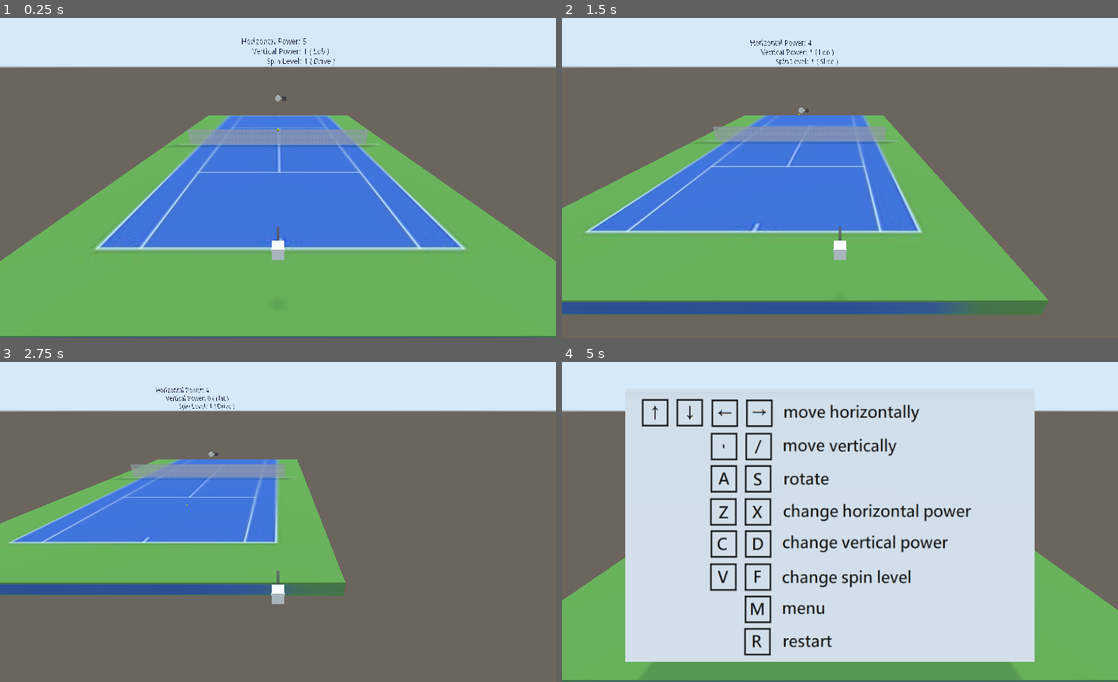
Above: before the commit, frames 1-4 (two rows, left to right).
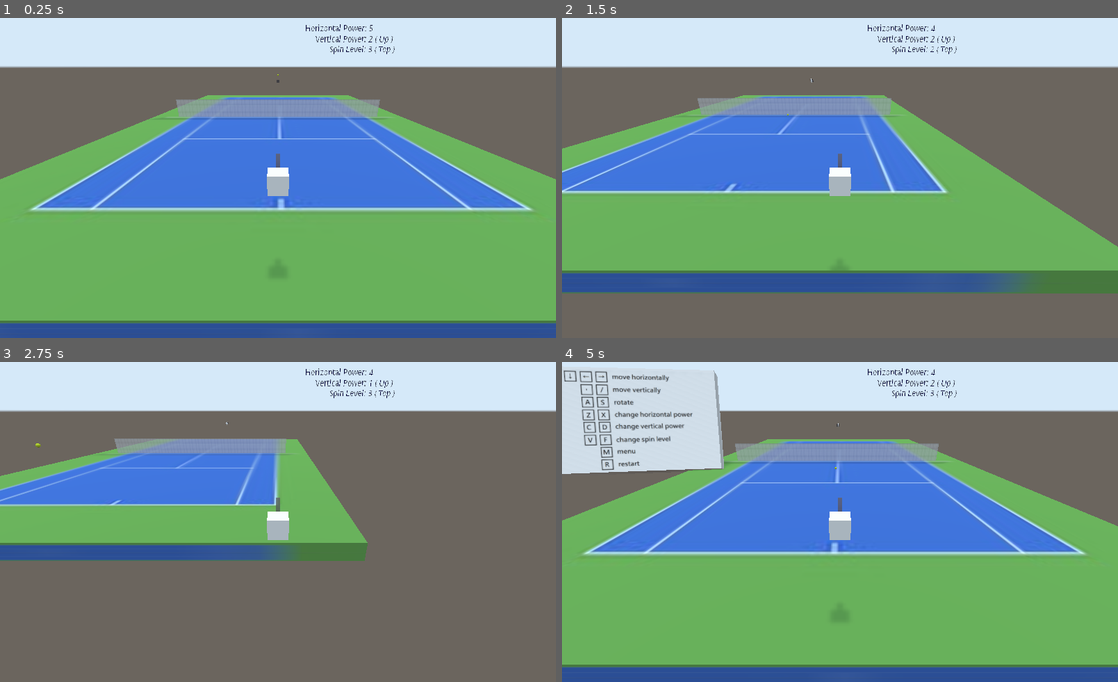
Above: after the commit, the same moments.

Repository: danielliao66/casual-tennis-3d
Game: Godot game, scene res://Spatial.tscn
The game is run twice, just before and just after one commit, with the same random seed, the same clock (stepped at 60 frames per second) and the same inputs.
Inputs:
- Up to frame 1 (0.25 s): no input
- Up to frame 2 (1.5 s): tap Enter at 0.5 s; hold Right (ui_right) 0.53-1.28 s; hold Z (ui_hor_neg) 0.53-1.28 s; tap V (ui_spin_neg) at 0.8, 1.35 s; hold Down (ui_down) from 1.28 s (still down)
- Up to frame 3 (2.75 s): tap F (ui_spin_pos) at 1.55 s; release Down (ui_down) at 2.03 s; hold Right (ui_right) from 2.03 s (still down); hold F (ui_spin_pos) from 2.03 s (still down); tap C (ui_ver_neg) at 2.3 s
- Up to frame 4 (5 s): release Right (ui_right) at 2.78 s; release F (ui_spin_pos) at 2.78 s; hold Up (ui_up) 2.78-3.53 s; tap C (ui_ver_neg) at 2.85 s; tap D (ui_ver_pos) at 3.05 s; hold D (ui_ver_pos) 3.53-4.28 s; hold Left (ui_left) from 3.53 s (still down); tap S (ui_y_neg) at 3.8, 4.35 s; tap M (ui_menu) at 4.15 s; tap A (ui_y_pos) at 4.55 s

The runs differ from the first frame. In frame 1, 35% of the frame differs, in the area x 0-100%, y 1-100%; in frame 2, 39%; in frame 3, 24%; in frame 4, 70%.

Commit message:
improve mechanisms

Diff:
--- a/Ball.gd
+++ b/Ball.gd
@@ -1,6 +1,6 @@
 extends KinematicBody
 
-var v = Vector3(0, 5, 25)
+var v = Vector3(0, 3, -30)
 var w = Vector3.ZERO
 const G = -9.8
 var orig_pos = translation
@@ -18,25 +18,34 @@
 			var v_hori_abs = 6 * collider.hori_level
 			var theta = collider.rotation.y
 			if theta != 0:
+				var theta_amount = abs(theta)
+				var lower = deg2rad(75)
+				var higher = deg2rad(105)
+				if theta_amount < lower:
+					theta *= lower / theta_amount
+				elif theta_amount > higher:
+					theta *= higher / theta_amount
 				v.x = -cos(theta) * v_hori_abs
 				v.z = sin(theta) * v_hori_abs
 				w = Vector3(sin(theta), 0, cos(theta)) * collider.spin_level
 				var v_rel = collider.v_inst - v
 				w.y = -(v_rel.x * sin(theta) + v_rel.z * cos(theta))
-				v *= (theta / abs(theta))
-				w *= (theta / abs(theta))
+				v *= (theta / theta_amount)
+				w *= (theta / theta_amount)
 				if collider == $"../Computer":
 					v = -v
 					w = -w
 					collider.made_choice = false
-			v.y = 10 * collider.vert_level
+			v.y = 7 * collider.vert_level
 			var dv_xz = Vector3(-v.y * w.z , -v.z * w.x + v.x * w.z, v.y * w.x) * 0.05
 			var dv_y = Vector3(v.z, 0, -v.x) * w.y * 0.01
 			if collider.w_y_inst < 0:
+				dv_y.x -= 1.5
+			elif collider.w_y_inst > 0:
 				dv_y.x += 1.5
-			elif collider.w_y_inst > 0:
-				dv_y.x -= 1.5
 			v += dv_xz + dv_y
+		else:
+			translation.y += 5
 	v.y += G * delta
 	if translation.z > 60 or translation.z < -60 or translation.x > 30 or translation.x < -30 or Input.is_action_pressed("ui_restart"):
 		translation = orig_pos
--- a/Computer.gd
+++ b/Computer.gd
@@ -2,7 +2,7 @@
 
 var made_choice
 var hori_level = 1
-var vert_level = 0
+var vert_level = 1
 var spin_level = 1
 var v_inst = Vector3.ZERO
 var w_y_inst = 5
@@ -13,12 +13,16 @@
 
 func _physics_process(delta):
 	if ball.v.z > 0:
-		v_inst = (ball.translation - racquet.global_translation) * 15
+		v_inst = ball.translation - racquet.global_translation
+		v_inst.x *= 10
+		v_inst.y *= 10
+		v_inst.z *= 1e-2
 		move_and_collide(v_inst * delta);
 		if translation.z < 5:
 			translation.z = 5
 		if (not made_choice):
-			hori_level = ball.v.z / 6 + 1 ;
+			hori_level = ball.v.z / 6;
+			vert_level = ball.v.y / 7;
 			rng.randomize()
 			rotation_degrees.y = rng.randi_range(80, 100)
 			if rng.randi_range(0, 1) == 1:
--- a/Label.gd
+++ b/Label.gd
@@ -1,6 +1,6 @@
 extends Label
 
-var info_str = "Horizontal Power: %d\n     Vertical Power: %d ( %s )\n            Spin Level: %d ( %s )"
+var info_str = "Horizontal Power: %d\n     Vertical Power: %d ( %s )\n            Spin Level: %d ( %s )\n"
 
 func update_text(list):
 	text = info_str % list
--- a/Menu.gd
+++ b/Menu.gd
@@ -1,8 +1,5 @@
 extends MeshInstance
-
-onready var label = get_node("../Info/Viewport/Label")
 
 func _input(event):
 	if event.is_action_pressed("ui_menu"):
 		visible = !visible
-		label.visible = !label.visible
--- a/Player.gd
+++ b/Player.gd
@@ -1,17 +1,20 @@
 extends KinematicBody
 
 var hori_level = 5
-var vert_level = 1
-var spin_level = 1
+var vert_level = 2
+var spin_level = 3
 var v_inst = Vector3.ZERO
 var w_y_inst = 0
 var w = 0
-var vert_sort = "Lob"
-var spin_sort = "Drive"
+var vert_sort = "Up"
+var spin_sort = "Top"
+var aim_sort = "Left"
 var list = [hori_level, int(abs(vert_level)), vert_sort, int(abs(spin_level)), spin_sort]
 onready var ball = get_node("../Ball")
 onready var label = get_node("../Info/Viewport/Label")
 onready var camera = get_node("../Camera")
+onready var info = get_node("../Info")
+onready var menu = get_node("../Menu")
 
 func _ready():
 	label.update_text(list)
@@ -22,56 +25,58 @@
 			hori_level += 1
 			list[0] = hori_level
 			label.update_text(list)
-	if event.is_action_pressed("ui_hor_neg"):
+	elif event.is_action_pressed("ui_hor_neg"):
 		if hori_level > 1:
 			hori_level -= 1
 			list[0] = hori_level
 			label.update_text(list)
-	if event.is_action_pressed("ui_ver_pos"):
+	elif event.is_action_pressed("ui_ver_pos"):
 		if vert_level < 3:
 			vert_level += 1
 			if vert_level == 0:
 				vert_sort = "Flat"
 			elif vert_level == 1:
-				vert_sort = "Lob"
+				vert_sort = "Up"
 			list[1] = int(abs(vert_level))
 			list[2] = vert_sort
 			label.update_text(list)
-	if event.is_action_pressed("ui_ver_neg"):
+	elif event.is_action_pressed("ui_ver_neg"):
 		if vert_level > -3:
 			vert_level -= 1
 			if vert_level == 0:
 				vert_sort = "Flat"
 			elif vert_level == -1:
-				vert_sort = "Smash"
+				vert_sort = "Down"
 			list[1] = int(abs(vert_level))
 			list[2] = vert_sort
 			label.update_text(list)
-	if event.is_action_pressed("ui_spin_pos"):
-		if spin_level == -1:
-			spin_level = 1
-			spin_sort = "Drive"
-		elif spin_level < 3:
-			spin_level += 1
-		list[3] = int(abs(spin_level))
-		list[4] = spin_sort
-		label.update_text(list)
-	if event.is_action_pressed("ui_spin_neg"):
-		if spin_level == 1:
-			spin_level = -1
-			spin_sort = "Slice"
-		elif spin_level > -3:
-			spin_level -= 1
-		list[3] = int(abs(spin_level))
-		list[4] = spin_sort
-		label.update_text(list)
-	if event.is_action_pressed("ui_y_pos"):
-		rotation_degrees.y = 100
-	if event.is_action_pressed("ui_y_neg"):
-		rotation_degrees.y = -100
-	if event.is_action_released("ui_y_pos"):
+	elif event.is_action_pressed("ui_spin_pos"):
+		if spin_level < 3:
+			if spin_level == -1:
+				spin_level = 1
+				spin_sort = "Top"
+			else:
+				spin_level += 1
+			list[3] = int(abs(spin_level))
+			list[4] = spin_sort
+			label.update_text(list)
+	elif event.is_action_pressed("ui_spin_neg"):
+		if spin_level > -3:
+			if spin_level == 1:
+				spin_level = -1
+				spin_sort = "Back"
+			else:
+				spin_level -= 1
+			list[3] = int(abs(spin_level))
+			list[4] = spin_sort
+			label.update_text(list)
+	elif event.is_action_pressed("ui_y_pos"):
+		rotation_degrees.y = 150
+	elif event.is_action_pressed("ui_y_neg"):
+		rotation_degrees.y = -150
+	elif event.is_action_released("ui_y_pos"):
 		w = -15
-	if event.is_action_released("ui_y_neg"):
+	elif event.is_action_released("ui_y_neg"):
 		w = 15
 
 func _physics_process(delta):
@@ -94,8 +99,9 @@
 		if translation.z > -5:
 			translation.z = -5
 	move_and_collide(v * delta)
-	camera.translation.x = translation.x
-	camera.translation.z = translation.z - 14
+	camera.translation = translation + Vector3(0, 5, -10)
+	info.translation = translation + Vector3(-20, -3, 40)
+	menu.translation = translation + Vector3(40, 3, 40)
 	rotation_degrees.y += w
 	var rotation_range = abs(rotation_degrees.y)
 	if (rotation_range > 60 and w * rotation_degrees.y > 0):
--- a/Spatial.tscn
+++ b/Spatial.tscn
@@ -46,7 +46,8 @@
 [sub_resource type="SpatialMaterial" id=9]
 albedo_texture = ExtResource( 3 )
 
-[sub_resource type="SphereShape" id=11]
+[sub_resource type="CylinderShape" id=33]
+height = 7.0
 radius = 2.0
 
 [sub_resource type="CubeMesh" id=12]
@@ -71,8 +72,9 @@
 flags_transparent = true
 albedo_color = Color( 0.360784, 0.337255, 0.337255, 0.831373 )
 
-[sub_resource type="SphereShape" id=20]
-radius = 0.75
+[sub_resource type="CylinderShape" id=32]
+height = 3.0
+radius = 6.0
 
 [sub_resource type="CubeMesh" id=21]
 size = Vector3( 1, 1, 1 )
@@ -127,10 +129,10 @@
 material/0 = SubResource( 6 )
 
 [node name="Camera" type="Camera" parent="."]
-transform = Transform( -1, -3.69465e-08, 7.92319e-08, 0, 0.906308, 0.422618, -8.74228e-08, 0.422618, -0.906308, 0, 20, -61.1 )
+transform = Transform( -1, -3.69465e-08, 7.92319e-08, 0, 0.906308, 0.422618, -8.74228e-08, 0.422618, -0.906308, 0, 15, -55.1 )
 
 [node name="Ball" type="KinematicBody" parent="."]
-transform = Transform( 1, 0, 0, 0, 1, 0, 0, 0, 1, 0, 11.4707, -36.9303 )
+transform = Transform( 1, 0, 0, 0, 1, 0, 0, 0, 1, 0, 9, 36 )
 script = ExtResource( 4 )
 
 [node name="CollisionShape" type="CollisionShape" parent="Ball"]
@@ -146,7 +148,7 @@
 
 [node name="CollisionShape" type="CollisionShape" parent="Player"]
 transform = Transform( 1, 0, 0, 0, 0.997354, -0.0726986, 0, 0.0726986, 0.997354, 0, 0, 2 )
-shape = SubResource( 11 )
+shape = SubResource( 33 )
 
 [node name="MeshInstance" type="MeshInstance" parent="Player"]
 mesh = SubResource( 12 )
@@ -169,12 +171,12 @@
 material/0 = SubResource( 19 )
 
 [node name="Computer" type="KinematicBody" parent="."]
-transform = Transform( -1, 0, -8.74228e-08, 0, 1, 0, 8.74228e-08, 0, -1, 0, 7, 50 )
+transform = Transform( -1, 0, -8.74228e-08, 0, 1, 0, 8.74228e-08, 0, -1, 0, 7, 40 )
 script = ExtResource( 6 )
 
 [node name="CollisionShape" type="CollisionShape" parent="Computer"]
 transform = Transform( 1, 0, 0, 0, 1, 0, 0, 0, 1, 0, 0, 1.702 )
-shape = SubResource( 20 )
+shape = SubResource( 32 )
 
 [node name="MeshInstance" type="MeshInstance" parent="Computer"]
 mesh = SubResource( 21 )
@@ -217,7 +219,7 @@
 script = ExtResource( 7 )
 
 [node name="Menu" type="MeshInstance" parent="."]
-transform = Transform( 15, 0, 0, 0, 9.06308, -0.422618, 0, 4.22618, 0.906308, 0, 12, -45 )
+transform = Transform( 14.7721, 0.733869, 0.157379, 0, 9.06308, -0.422618, -2.60472, 4.16198, 0.892539, 0, 12, -45 )
 visible = false
 mesh = SubResource( 30 )
 material/0 = SubResource( 31 )
--- a/project.godot
+++ b/project.godot
@@ -80,6 +80,16 @@
 "events": [ Object(InputEventKey,"resource_local_to_scene":false,"resource_name":"","device":0,"alt":false,"shift":false,"control":false,"meta":false,"command":false,"pressed":false,"scancode":77,"physical_scancode":0,"unicode":0,"echo":false,"script":null)
  ]
 }
+ui_aim_pos={
+"deadzone": 0.5,
+"events": [ Object(InputEventKey,"resource_local_to_scene":false,"resource_name":"","device":0,"alt":false,"shift":false,"control":false,"meta":false,"command":false,"pressed":false,"scancode":81,"physical_scancode":0,"unicode":0,"echo":false,"script":null)
+ ]
+}
+ui_aim_neg={
+"deadzone": 0.5,
+"events": [ Object(InputEventKey,"resource_local_to_scene":false,"resource_name":"","device":0,"alt":false,"shift":false,"control":false,"meta":false,"command":false,"pressed":false,"scancode":87,"physical_scancode":0,"unicode":0,"echo":false,"script":null)
+ ]
+}
 
 [physics]
 
Not shown, changed: Casual Tennis.exe
Not shown, changed: Casual Tennis.pck
Not shown, changed: Casual Tennis.x86_64
Not shown, changed: Casual Tennis_linux.zip
Not shown, changed: Casual Tennis_windows.zip
